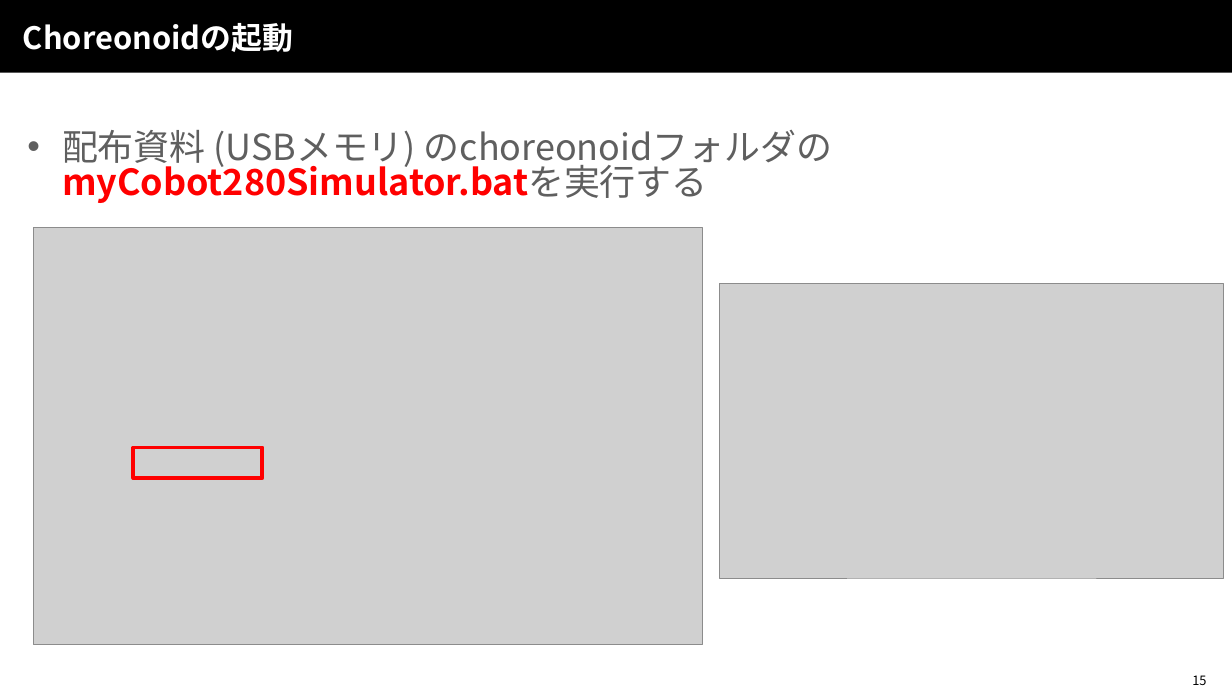
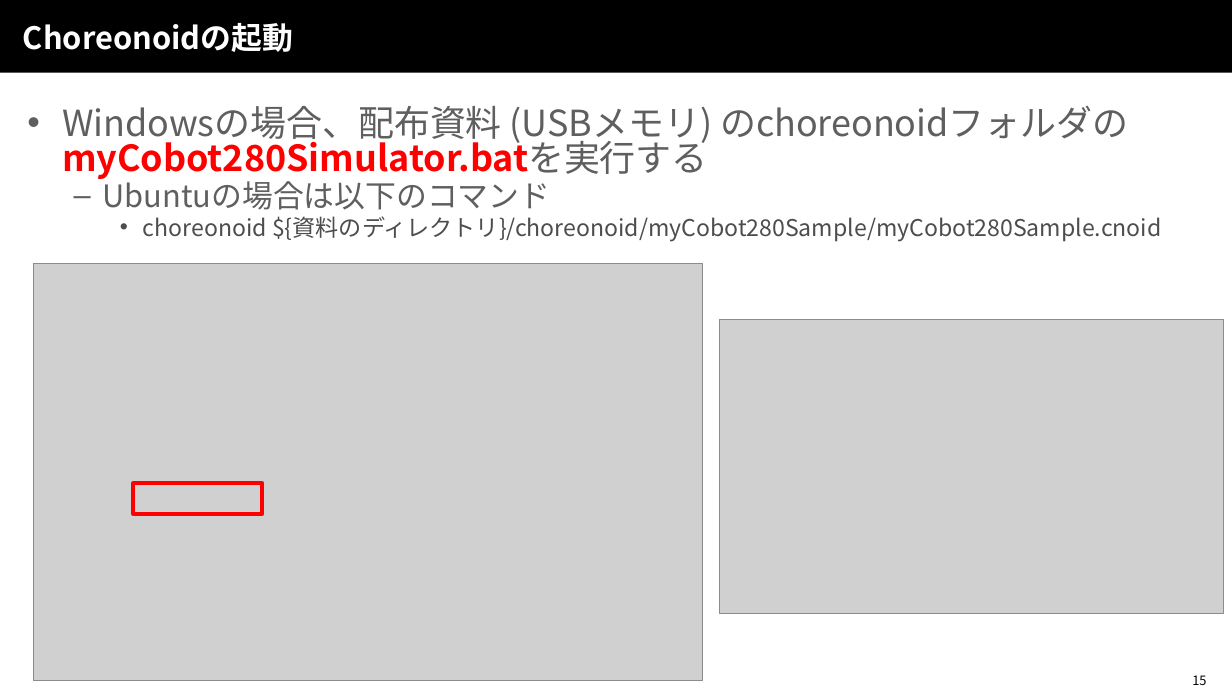
Before and after one commit to OpenRTM/RTM_Tutorial, a slide deck: slide 15 of ppt/サービスポート入門.pptx. Drawn at 1232x693 pixels with LibreOffice and Linux fonts; fonts in the diff are those of the drawing; grey boxes stand for pictures; background and template pictures are left out. Boxes give left, top, right and bottom in pixels: in the first picture for what was removed or moved away, otherwise in the second. Text is boxed around its words. In the diff, an @@ line names an element or a change of style, - is before the commit and + after.

```diff
--- a/ppt/サービスポート入門.pptx
+++ b/ppt/サービスポート入門.pptx
@@ text at (62,106,1162,241): text changed; size 28 to 18 pt; text colour #5F5F5F to #4D4D4D @@
-• 配布資料 (USBメモリ) のchoreonoidフォルダのmyCobot280Simulator.batを実行する
+• Windowsの場合、配布資料 (USBメモリ) のchoreonoidフォルダのmyCobot280Simulator.batを実行する
+  – Ubuntuの場合は以下のコマンド
+    • choreonoid ${資料のディレクトリ}/choreonoid/myCobot280Sample/myCobot280Sample.cnoid
@@ 2 pictures, 1 rectangle: place and size @@
-2 pictures, 1 rectangle at (33,227,1224,644)
+2 pictures, 1 rectangle at (33,263,1224,680)
```
Also in this commit, not shown: 5 other slides changed, 1 slide added, 6 other files.
